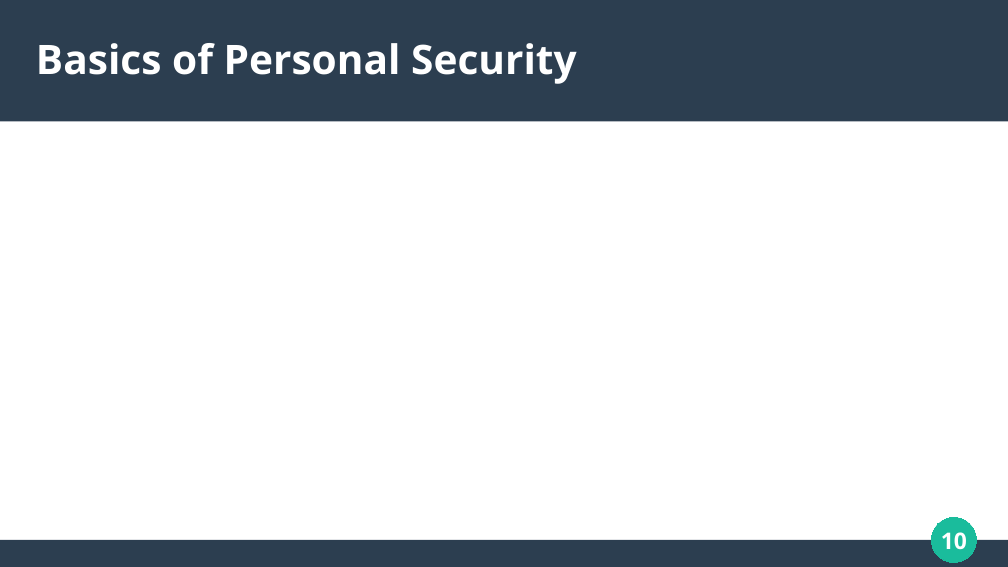
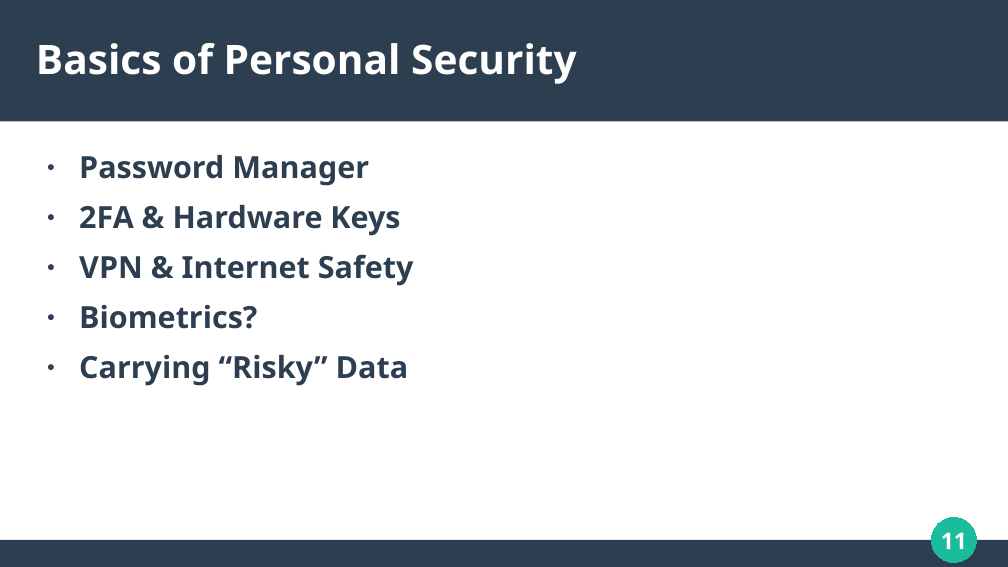
Before and after one commit to RealAsira/OwnYourOSINT, a slide deck: slide 11 of Own Your OSINT.odp (slide 10 before the commit). Drawn at 1008x567 pixels with LibreOffice and Linux fonts; fonts in the diff are those of the drawing. Boxes give left, top, right and bottom in pixels: in the first picture for what was removed or moved away, otherwise in the second. Text is boxed around its words. In the diff, an @@ line names an element or a change of style, - is before the commit and + after.

Commit message:
Slides: init priv. audt, data obfusction, priv./sec. basics

```diff
--- a/Own Your OSINT.odp
+++ b/Own Your OSINT.odp
@@ text added at (x1=79, y1=155, x2=414, y2=386), 24 pt, text #2C3E50, bold @@
+● Password Manager
+● 2FA & Hardware Keys
+● VPN & Internet Safety
+● Biometrics?
+● Carrying “Risky” Data
@@ page number at (x1=941, y1=532, x2=967, y2=549): text changed @@
-10
+11
```
Also in this commit, not shown: 11 other slides changed, 7 slides added, 5 slides removed.
